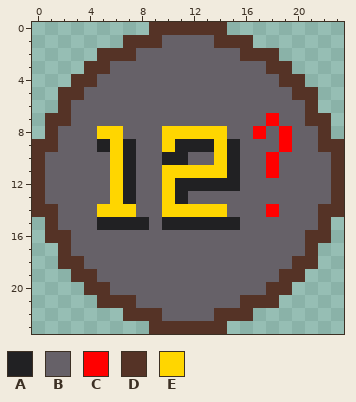
Pixel-art sprite: art/CannonTower.png. Above is the file before it was changed.
The file is 24x24 pixels. Pixels under 10% opacity are left out. Colours within 5 levels of each other are drawn and written as one.
Palette (. is transparent): A #212123  B #666168  C #ff0000  D #553326  E #ffd600
Pixels before, first column x 0:
 0 .........DDDDDD.........
 1 .......DDDBBBBDDD.......
 2 .....DDDBBBBBBBBDDD.....
 3 ....DDBBBBBBBBBBBBDD....
 4 ...DDBBBBBBBBBBBBBBDD...
 5 ..DDBBBBBBBBBBBBBBBBDD..
 6 ..DBBBBBBBBBBBBBBBBBBD..
 7 .DDBBBBBBBBBBBBBBBCBBDD.
 8 .DBBBEEBBBEEEEEBBCBCBBD.
 9 DDBBBAEABBEAAAEABBBCBBDD
10 DBBBBBEABBAABBEABBCBBBBD
11 DBBBBBEABBEEEEEABBCBBBBD
12 DBBBBBEABBEAAAAABBBBBBBD
13 DBBBBBEABBEABBBBBBBBBBBD
14 DDBBBEEEBBEEEEEBBBCBBBDD
15 .DBBBAAAABAAAAAABBBBBBD.
16 .DDBBBBBBBBBBBBBBBBBBDD.
17 ..DBBBBBBBBBBBBBBBBBBD..
18 ..DDBBBBBBBBBBBBBBBBDD..
19 ...DDBBBBBBBBBBBBBBDD...
20 ....DDBBBBBBBBBBBBDD....
21 .....DDDBBBBBBBBDDD.....
22 .......DDDBBBBDDD.......
23 .........DDDDDD.........
After the commit:
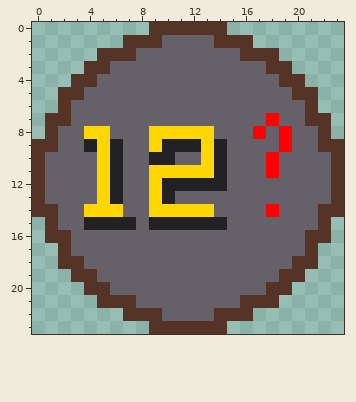
Diff:
{"y":8,"x":4,"old":"B","new":"E"}
{"y":8,"x":6,"old":"E","new":"B"}
{"y":8,"x":9,"old":"B","new":"E"}
{"y":8,"x":14,"old":"E","new":"B"}
{"y":9,"x":4,"old":"BAEA","new":"AEAB"}
{"y":9,"x":9,"old":"BE","new":"EA"}
{"y":9,"x":13,"old":"AEA","new":"EAB"}
{"y":10,"x":5,"old":"BEA","new":"EAB"}
{"y":10,"x":9,"old":"B","new":"A"}
{"y":10,"x":11,"old":"A","new":"B"}
{"y":10,"x":13,"old":"BEA","new":"EAB"}
{"y":11,"x":5,"old":"BEA","new":"EAB"}
{"y":11,"x":9,"old":"B","new":"E"}
{"y":11,"x":14,"old":"EA","new":"AB"}
{"y":12,"x":5,"old":"BEA","new":"EAB"}
{"y":12,"x":9,"old":"BE","new":"EA"}
{"y":12,"x":15,"old":"A","new":"B"}
{"y":13,"x":5,"old":"BEA","new":"EAB"}
{"y":13,"x":9,"old":"BEA","new":"EAB"}
{"y":14,"x":4,"old":"B","new":"E"}
{"y":14,"x":7,"old":"E","new":"B"}
{"y":14,"x":9,"old":"B","new":"E"}
{"y":14,"x":14,"old":"E","new":"B"}
{"y":15,"x":4,"old":"B","new":"A"}
{"y":15,"x":8,"old":"AB","new":"BA"}
{"y":15,"x":15,"old":"A","new":"B"}
